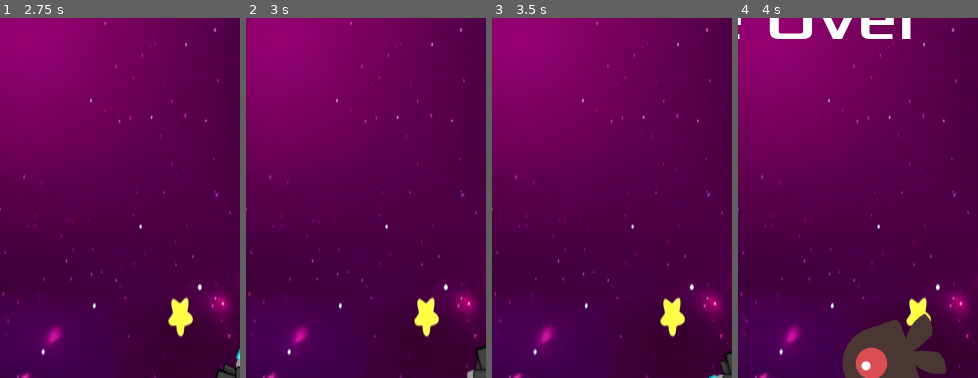
Above: before the commit, frames 1-4 (left to right).
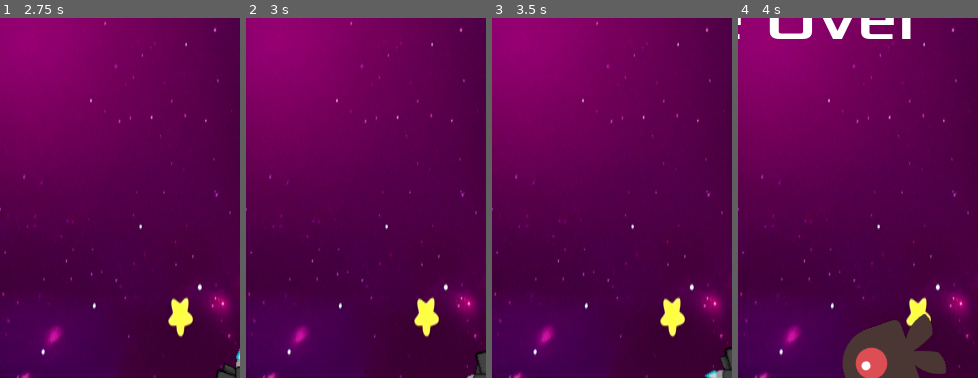
Above: after the commit, the same moments.

Repository: zack337/Capstone-Proj
Game: Godot game, scene res://Main.tscn
Same seed, same stepped clock (60 frames per second), same inputs: the game is played once before the commit and once after it.
Inputs:
- Up to frame 1 (2.75 s): click "Start" at 0.5 s; tap Enter (start_game) at 1.25, 1.35 s; hold Right (move_right) 1.28-2.03 s; hold Down (move_down) from 2.03 s (still down); tap Space (throw) at 2.1 s
- Up to frame 2 (3 s): release Down (move_down) at 2.78 s; hold Right (move_right) from 2.78 s (still down); tap Enter (start_game) at 2.85 s
- Up to frame 3 (3.5 s): keep holding Right (move_right)
- Up to frame 4 (4 s): release Right (move_right) at 3.53 s; hold Up (move_up) from 3.53 s (still down); tap Space (throw) at 3.6 s
The pictures show only the part of the screen within x 50-100%, y 50-100%; the shares and areas given below are measured in that part.

Frame 1 is identical in both runs. In frame 2, 0.2% of the frame differs, in the area x 92-100%, y 91-100%; in frame 3, 0.3%, in the area x 88-100%, y 91-100%; in frame 4, nothing differs.

Commit message:
Made player not auto flip right

Diff:
--- a/capstone4/player.gd
+++ b/capstone4/player.gd
@@ -46,13 +46,7 @@
 	position = position.clamp(Vector2.ZERO, screen_size)
 	if velocity.x != 0:
 		$AnimatedSprite2D.animation = "Walk"
-		$AnimatedSprite2D.flip_v = false
 		$AnimatedSprite2D.flip_h = velocity.x < 0
 	elif velocity.y != 0:
-			$AnimatedSprite2D.animation = "up"
-			$AnimatedSprite2D.flip_v = velocity.y > 0
-
-	if velocity.x < 0:
-		$AnimatedSprite2D.flip_h = true
-	else:
-		$AnimatedSprite2D.flip_h = false
+		$AnimatedSprite2D.animation = "up"
+		$AnimatedSprite2D.flip_v = velocity.y > 0
